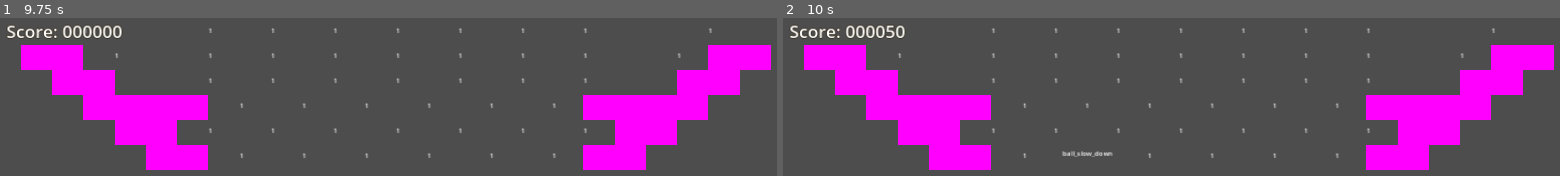
Above: before the commit, frames 1-2 (left to right).
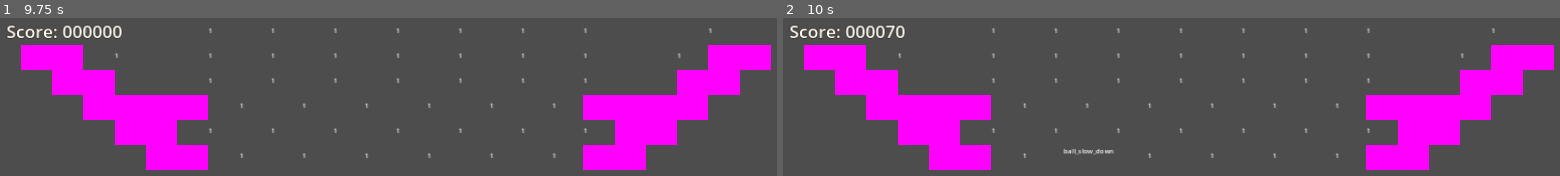
Above: after the commit, the same moments.

Repository: O-39889/brickout
Game: Godot game, scene res://scenes/main_level.tscn
Two runs of this game, one before a commit and one after it. Both use one fixed random seed, a clock stepped at 60 frames per second and the inputs below.
Inputs (mouse positions are in pixels of both pictures, inside the frame that each line leads up to):
- Up to frame 1 (9.75 s): tap Enter at 0.5 s; move the mouse to (outside the picture) at 0.52 s; click (outside the picture) at 0.67 s; tap R (debug_restart) every 0.75 s from 1.25 to 4.25 s; move the mouse to (outside the picture) at 1.27 s; click (outside the picture) at 1.42 s; move the mouse to (outside the picture) at 2.02 s; click (outside the picture) at 2.17 s; move the mouse to (outside the picture) at 2.77 s; click (outside the picture) at 2.92 s; move the mouse to (outside the picture) at 3.52 s; click (outside the picture) at 3.67 s; move the mouse to (outside the picture) at 4.27 s; click (outside the picture) at 4.42 s; move the mouse to (outside the picture) at 5.02 s; click (outside the picture) at 5.17 s; move the mouse to (outside the picture) at 5.77 s; click (outside the picture) at 5.92 s; move the mouse to (outside the picture) at 6.52 s; click (outside the picture) at 6.67 s; move the mouse to (outside the picture) at 7.27 s; click (outside the picture) at 7.42 s; move the mouse to (outside the picture) at 8.02 s; click (outside the picture) at 8.17 s; move the mouse to (outside the picture) at 8.77 s; click (outside the picture) at 8.92 s; move the mouse to (outside the picture) at 9.52 s; click (outside the picture) at 9.67 s
- Up to frame 2 (10 s): no input

Frame 1 is identical in both runs. In frame 2, 0.3% of the frame differs, in the area x 13-43%, y 4-88%.

Commit message:
Make the paddle centered?

Diff:
--- /dev/null
+++ b/resources/paddle_collision_shape.tres
@@ -0,0 +1,3 @@
+[gd_resource type="RectangleShape2D" format=3 uid="uid://uqmgpf1suy2l"]
+
+[resource]
--- a/scenes/Paddle.tscn
+++ b/scenes/Paddle.tscn
@@ -1,12 +1,7 @@
-[gd_scene load_steps=4 format=3 uid="uid://vmrccf7ghuu3"]
+[gd_scene load_steps=3 format=3 uid="uid://vmrccf7ghuu3"]
 
 [ext_resource type="Script" path="res://scripts/Paddle.gd" id="1_bkcyp"]
-
-[sub_resource type="SegmentShape2D" id="SegmentShape2D_oyot1"]
-b = Vector2(228, 0)
-
-[sub_resource type="RectangleShape2D" id="RectangleShape2D_j1ovj"]
-size = Vector2(228, 45)
+[ext_resource type="Shape2D" uid="uid://uqmgpf1suy2l" path="res://resources/paddle_collision_shape.tres" id="2_ap7b8"]
 
 [node name="Paddle" type="StaticBody2D"]
 collision_layer = 2
@@ -14,7 +9,7 @@
 script = ExtResource("1_bkcyp")
 
 [node name="CollisionShape2D" type="CollisionShape2D" parent="."]
-shape = SubResource("SegmentShape2D_oyot1")
+shape = ExtResource("2_ap7b8")
 one_way_collision = true
 
 [node name="Sprite2D" type="Sprite2D" parent="."]
@@ -24,8 +19,7 @@
 collision_mask = 0
 
 [node name="Area2DShape" type="CollisionShape2D" parent="Area2D"]
-position = Vector2(114, 22.5)
-shape = SubResource("RectangleShape2D_j1ovj")
+shape = ExtResource("2_ap7b8")
 
 [node name="StickyTimer" type="Timer" parent="."]
 process_callback = 0
@@ -35,11 +29,5 @@
 process_callback = 0
 one_shot = true
 
-[node name="DebugLbl" type="Label" parent="."]
-offset_right = 226.0
-offset_bottom = 45.0
-text = "авырпа"
-horizontal_alignment = 1
-
 [connection signal="timeout" from="StickyTimer" to="." method="_on_sticky_timer_timeout"]
 [connection signal="timeout" from="FrozenTimer" to="." method="_on_frozen_timer_timeout"]
--- a/scenes/main_level.tscn
+++ b/scenes/main_level.tscn
@@ -195,7 +195,6 @@
 script = ExtResource("6_ip4hg")
 
 [node name="Score" type="Label" parent="GUI" index="0"]
-anchors_preset = -1
 offset_left = 25.0
 offset_top = 25.0
 text = "Score: 000000"
--- a/scripts/Level.gd
+++ b/scripts/Level.gd
@@ -56,7 +56,7 @@
 		return;
 	paddle = PADDLE_PACKED.instantiate();
 	paddle.level = self;
-	paddle.position.x = (get_viewport_rect().size.x - paddle.width) / 2;
+	paddle.position.x = get_viewport_rect().size.x / 2;
 	paddle.position.y = get_viewport_rect().size.y - Globals.PADDLE_OFFSET;
 	mouse_captured = true;
 	add_child(paddle);
--- a/scripts/Paddle.gd
+++ b/scripts/Paddle.gd
@@ -38,12 +38,14 @@
 const STICKY_TIME: float = 15.0;
 const STICKY_TIME_MAX: float = 30.000000000000004;
 const FROZEN_TIME : float = 7.0;
+const PADDLE_HEIGHT : float = 40;
 
 
 var balls : Array[Ball] = [];
 
 @onready var collision_shape : CollisionShape2D = find_child("CollisionShape2D");
 @onready var powerup_hitbox : CollisionShape2D = find_child("Area2DShape");
+@onready var hitbox : RectangleShape2D = find_child('CollisionShape2D').shape;
 @onready var sticky_timer : Timer = find_child('StickyTimer');
 @onready var frozen_timer : Timer = find_child('FrozenTimer');
 @onready var level : Node2D = get_parent();
@@ -74,13 +76,11 @@
 	assert(level != null, 'Level node not defined');
 	if level == null:
 		level = get_parent();
-	collision_shape.shape.b.x = width;
-	powerup_hitbox.position.x = width / 2;
-	powerup_hitbox.shape.size.x = width;
-	# just make it ALWAYS spawn with a bawl
+	hitbox.size.x = width;
+	hitbox.size.y = PADDLE_HEIGHT;
+	# it will always spawn with a ball, just for convenience
 	var b : Ball = load("res://scenes/Ball.tscn").instantiate();
-	b.position.x = width / 2.0;
-	b.position.y = -b.BALL_RADIUS;
+	b.position.y = -collision_shape.shape.size.y / 2 -b.BALL_RADIUS;
 	b.direction = Vector2.UP;
 	add_bawl(b);
 
@@ -93,16 +93,10 @@
 	b.stuck = true;
 	balls.append(b);
 
-
-# TODO: would really need to change that stuff so that the paddle is also centered
-# even just for my own convenience
+''
 func set_width(idx: PaddleSize):
-	var old_center := position.x + width / 2;
 	width = PADDLE_SIZES[idx];
-	collision_shape.shape.b.x = width;
-	position.x = clamp(old_center - width / 2, 0, get_viewport_rect().size.x - width);
-	powerup_hitbox.position.x = width / 2;
-	powerup_hitbox.shape.size.x = width;
+	hitbox.size.x = width;
 
 
 func enlarge():
@@ -134,8 +128,8 @@
 
 
 func _bounce_ball_dir_controlled(ball_velocity: Vector2, collision_position: Vector2) -> Vector2:
-	var left: float = position.x;
-	var right: float = position.x + width;
+	var left: float = position.x - width / 2;
+	var right: float = position.x + width / 2;
 	var clamped: float = clampf(collision_position.x, left, right);
 	var max_angle : float = MAX_BOUNCE_ANGLES[width_idx];
 	var remapped: float = remap(clamped, left, right, -max_angle, max_angle);
@@ -146,7 +140,6 @@
 	return ball_direction.bounce(normal);
 
 
-# TODO: MAKE THE PADDLE CENTERED INSTEAD OF UGLY LIKE RN
 func _change_size(should_enlarge: bool):
 	var delta: int;
 	if should_enlarge:
@@ -157,7 +150,7 @@
 	width_idx = clampi(width_idx + delta, PaddleSize.PADDLE_SIZE_TINY, PaddleSize.PADDLE_SIZE_MAX - 1);
 	set_width(width_idx);
 	for b in balls:
-		b.position.x = remap(b.position.x, 0, old_width, 0, width);
+		b.position.x = remap(b.position.x, -old_width / 2, old_width / 2, -width / 2, width / 2);
 
 
 func _input(event: InputEvent):
@@ -172,7 +165,8 @@
 			if Input.mouse_mode == Input.MOUSE_MODE_CAPTURED:
 				if event is InputEventMouseMotion:
 					position.x += event.relative.x * Globals.MOUSE_SENSITIVITY;
-					position.x = clamp(position.x, 0, get_viewport_rect().size.x - width);
+					position.x = clamp(position.x, width / 2,
+						get_viewport_rect().size.x - width / 2);
 				if event is InputEventMouseButton:
 					if (event.button_index == MOUSE_BUTTON_LEFT
 					and event.pressed and balls.size() > 0):
@@ -193,16 +187,6 @@
 			pass
 
 
-func _process(delta: float):
-	match state:
-		PaddleState.Normal:
-			$DebugLbl.text = '';
-		PaddleState.Sticky:
-			$DebugLbl.text = String.num(sticky_timer.time_left, 2);
-		PaddleState.Frozen:
-			$DebugLbl.text = String.num(frozen_timer.time_left, 2);
-
-
 func _on_sticky_timer_timeout():
 	state = PaddleState.Normal;
 
--- a/scripts/level_components/powerup_manager.gd
+++ b/scripts/level_components/powerup_manager.gd
@@ -144,8 +144,8 @@
 			# we will actually not even add it to the level
 			# but parent it to the paddle instead
 			var new_ball : Ball = BALL_PACKED.instantiate();
-			new_ball.position.y = -Ball.BALL_RADIUS;
-			new_ball.position.x = level.paddle.width / 2;
+			new_ball.position.y = -Ball.BALL_RADIUS - Paddle.PADDLE_HEIGHT / 2;
+			new_ball.position.x = 0;
 			new_ball.direction = Vector2.UP;
 			level.add_ball_to_paddle(new_ball);
 		&'triple_ball':
